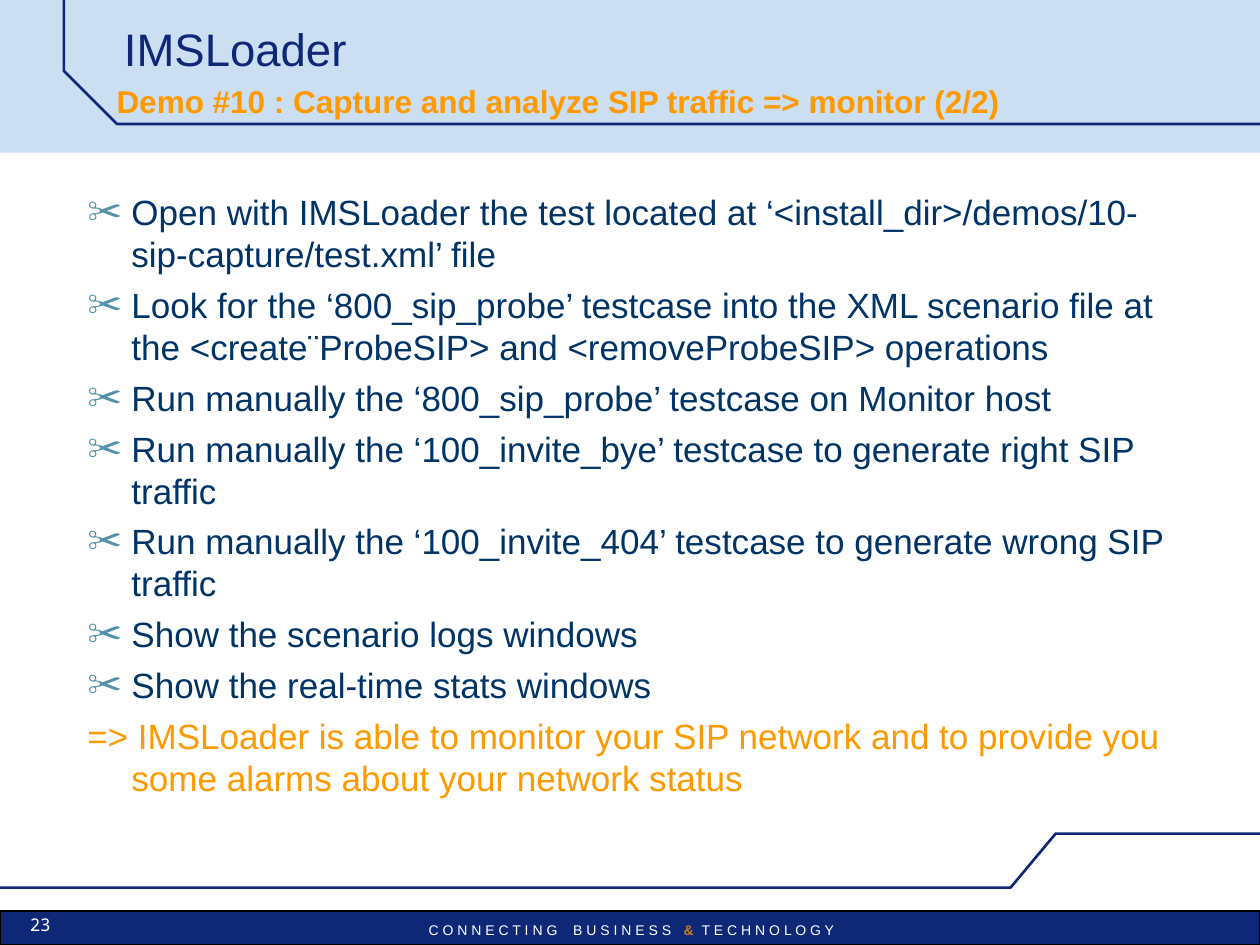
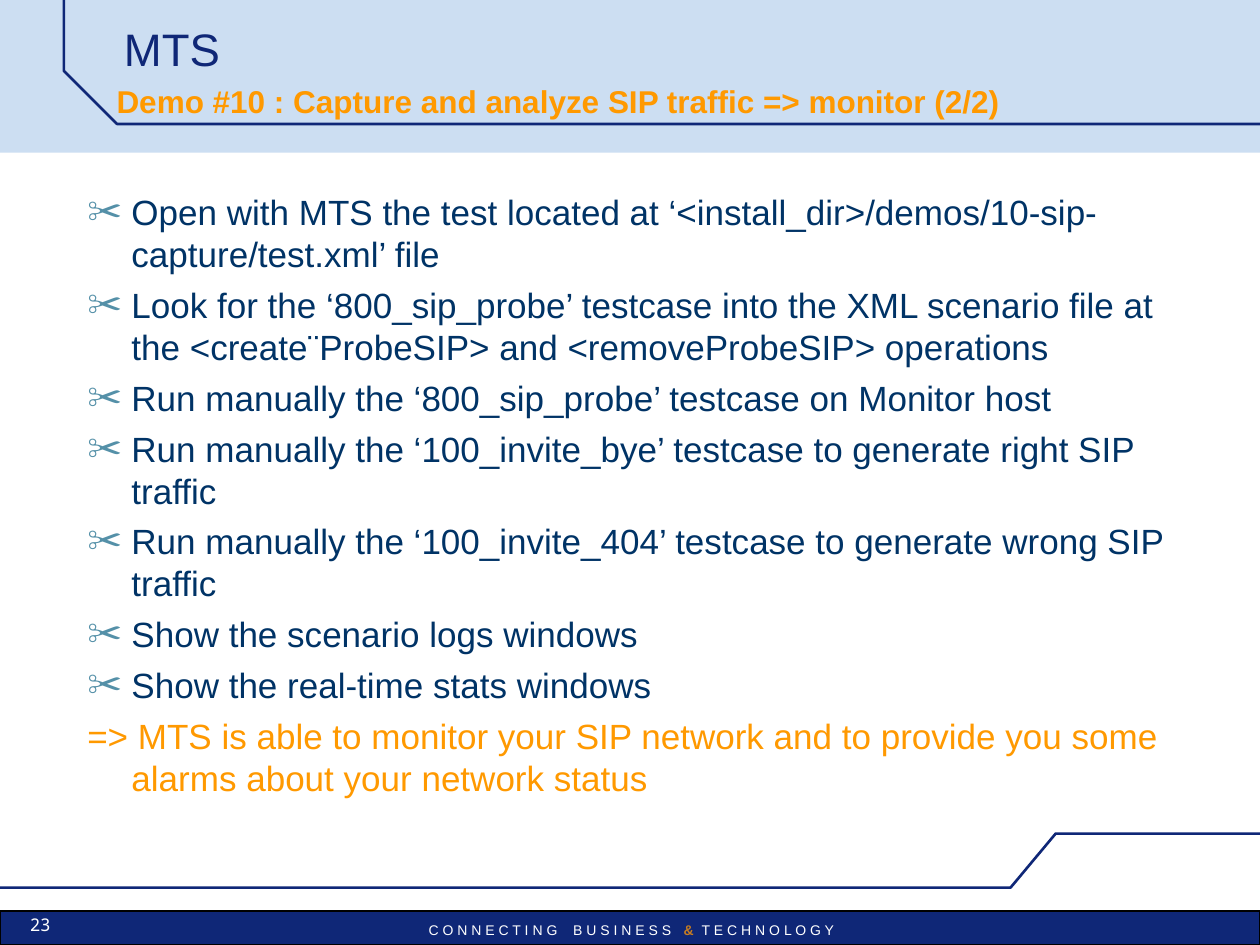
Before and after one commit to vu3mmg/mts-project, a slide deck: slide 23 of trunk/mts/src/main/doc/MTS-Pres-demos.ppt. Drawn at 1260x945 pixels with LibreOffice and Linux fonts; fonts in the diff are those of the drawing; background and template pictures are left out. Boxes give left, top, right and bottom in pixels: in the first picture for what was removed or moved away, otherwise in the second. Text is boxed around its words. In the diff, an @@ line names an element or a change of style, - is before the commit and + after.

```diff
--- a/trunk/mts/src/main/doc/MTS-Pres-demos.ppt
+++ b/trunk/mts/src/main/doc/MTS-Pres-demos.ppt
@@ title at <box>124,34,220,67</box>: text changed @@
-IMSLoader
+MTS
@@ text at <box>131,199,1097,274</box>: text changed @@
-✂ Open with IMSLoader the test located at ‘<install_dir>/demos/10-sip-capture/test.xml’ file
+✂ Open with MTS the test located at ‘<install_dir>/demos/10-sip-capture/test.xml’ file
@@ text at <box>131,723,1158,797</box>: text changed @@
-=> IMSLoader is able to monitor your SIP network and to provide you some alarms about your network status
+=> MTS is able to monitor your SIP network and to provide you some alarms about your network status
```
Also in this commit, not shown: 24 other slides changed, 35 other files.
